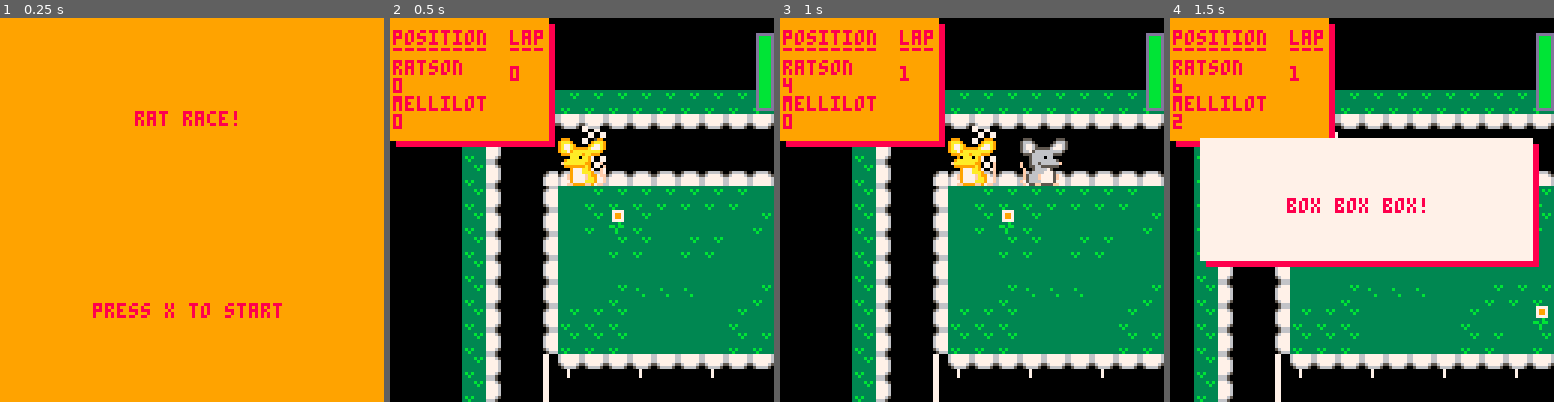
Above: before the commit, frames 1-4 (left to right).
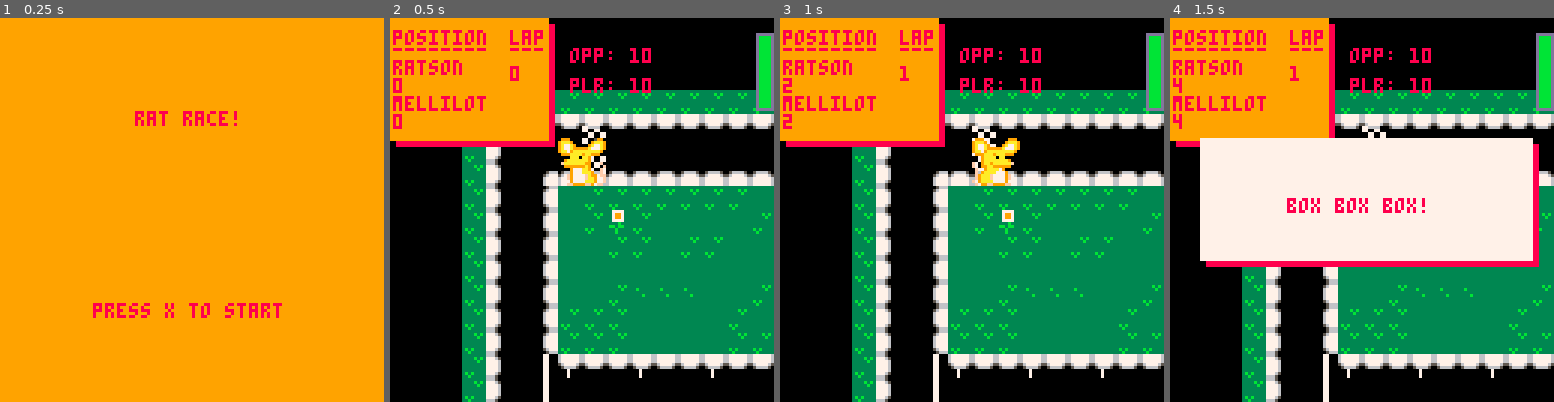
Above: after the commit, the same moments.

Repository: mmckendry/GrandPrixP8
Game: PICO-8 cartridge grandprix.p8
The game is run twice, just before and just after one commit, with the same random seed, the same clock (stepped at 60 frames per second) and the same inputs.
Inputs:
- Up to frame 1 (0.25 s): no input
- Up to frame 2 (0.5 s): tap X (X key) at 0.33 s
- Up to frame 3 (1 s): tap O (Z key) at 0.7 s
- Up to frame 4 (1.5 s): tap X (X key) at 1.07 s

Frame 1 is identical in both runs. In frame 2, 0.6% of the frame differs, in the area x 46-68%, y 7-20%; in frame 3, 3.3%; in frame 4, 13%, in the area x 0-100%, y 7-100%.

Commit message:
add speed attribute to entities

Diff:
--- a/grandprix.p8
+++ b/grandprix.p8
@@ -112,34 +112,6 @@
  end
 end
 
-function deplay_in_seconds(time_value, method, arg1)
-  local seconds = time_value * 30
-    if (delay >= seconds) then
-      delay = 0
-      method(arg1)
-    end
-  delay += 1
-end
-
-function calculate_player_speed(time_value, method, arg1, arg2)
-  local seconds = time_value * 30
-    if (player_speed >= seconds) then
-      player_speed = 0
-      method(arg1, arg2)
-    end
-  player_speed += 1
-end
-
-function calculate_opponent_speed(time_value, method, arg1, arg2)
-  local seconds = time_value * 30
-    if (opponent_speed >= seconds) then
-      opponent_speed = 0
-      method(arg1, arg2)
-    end
-  opponent_speed += 1
-end
-
-
 --pathfinding for the player
 function pathfinding(car,direction)
  local up={}
@@ -243,6 +215,8 @@
   rectfill(x,y+40,x+52,y+0,9)
   display_leaderboard(x, y)
   display_laps(x, y)
+  print('plr: '..player.speed,x+60,y+20,8);
+  print('opp: '..opponent.speed,x+60,y+10,8);
 end
 
 function display_leaderboard(x, y)
@@ -353,7 +327,7 @@
  p.drive={[0]={64,66},{68,70},{96,98},{100,102}}
  p.t,p.f,p.stp=0,1,4
  p.spd=5
- player={{lx=0,ly=8},{cx=7,cy=5},{nx=0,ny=8},fuel=25,lap=0,name="ratson",moves=0}
+ player={{lx=0,ly=8},{cx=7,cy=5},{nx=0,ny=8},fuel=25,lap=0,name="ratson",moves=0, speed=10}
 
  o={}
  o.d=0
@@ -361,8 +335,36 @@
  o.t,o.f,o.stp=0,1,4
  o.spd=5
  o.lap=0
- opponent={{lx=0,ly=8},{cx=7,cy=5},{nx=0,ny=8},fuel=10,lap=0,name="mellilot",moves=0}
-end
+ opponent={{lx=0,ly=8},{cx=7,cy=5},{nx=0,ny=8},fuel=10,lap=0,name="mellilot",moves=0, speed=10}
+end
+
+function deplay_in_seconds(time_value, method, arg1)
+  local seconds = time_value * 30
+    if (delay >= seconds) then
+      delay = 0
+      method(arg1)
+    end
+  delay += 1
+end
+
+function calculate_player_speed(time_value, method, arg1, arg2)
+  local seconds = time_value
+    if (player_speed >= seconds) then
+      player_speed = 0
+      method(arg1, arg2)
+    end
+  player_speed += 1
+end
+
+function calculate_opponent_speed(time_value, method, arg1, arg2)
+  local seconds = time_value
+    if (opponent_speed >= seconds) then
+      opponent_speed = 0
+      method(arg1, arg2)
+    end
+  opponent_speed += 1
+end
+
 
 function move_player()
  local new_x,new_y=player[2]["cx"],player[2]["cy"]
@@ -370,8 +372,22 @@
     if (player["fuel"]!=0) then
     if (not in_pitlane) then
 
-    calculate_player_speed(0.20, pathfinding, player, p)
-    calculate_opponent_speed(0.90, pathfinding, opponent, o)
+       -- take input to increase speeds
+if (btnp(0)) then
+  player.speed = player.speed - 0.5
+end
+if (btnp(1)) then
+  player.speed = player.speed + 0.5
+end
+if (btnp(2)) then
+  opponent.speed = opponent.speed + 0.5
+end
+if (btnp(3)) then
+  opponent.speed = opponent.speed - 0.5
+end
+
+    calculate_player_speed(player.speed, pathfinding, player, p)
+    calculate_opponent_speed(opponent.speed, pathfinding, opponent, o)
 
       end
     end
@@ -392,6 +408,7 @@
   scene=3
  end
 end
+ --
 -->8
 --title screen
 function title_draw()
